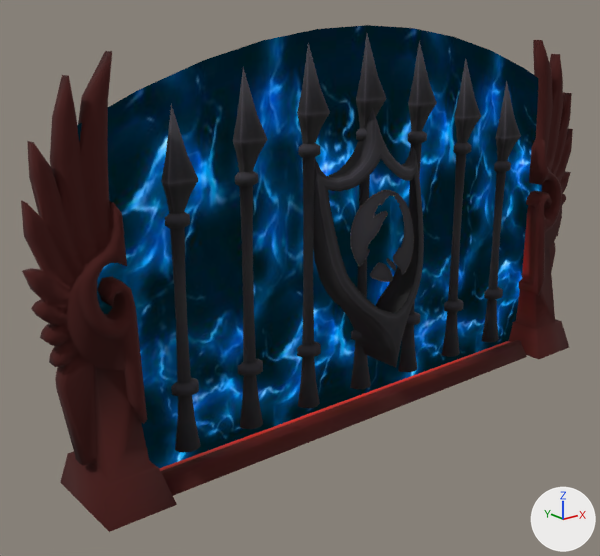
The glTF model 3d/mine-hantee/models/storm_building_kingscrest_ravencourt_gate_02_droite.glb: old version first, new version second.
Before and after are seen from a camera (50 mm lens) standing at (-5.5, -5.88, 3.9) and looking at (-0.57, 0.27, 1.44). Arrows for +X, +Y and +Z are at lower right; the lights stay in place. The picture after the commit comes second. Where no turn or scale is listed for an object, it has been applied to the vertices.
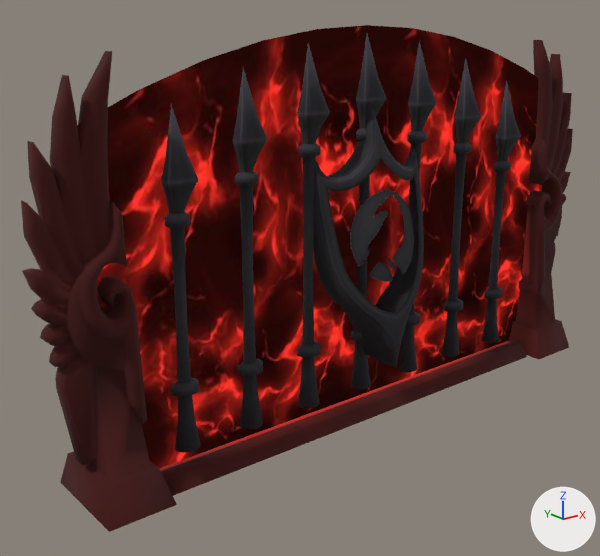
Changed parts and their boxes (x1, y1, x2, y2) in the pictures (600 x 556 px):
```json
{"object": "Mesh_0", "change": "surface changed", "before": [75, 25, 545, 471], "after": [75, 25, 545, 471], "on screen": "blue to red"}
```

Edits to the scene script, one JSON object a line:
```json
{"op": "add", "block": "img_energyringtileblue_f22d23_add_jpg", "code": ["img_energyringtileblue_f22d23_add_jpg = load_image('energyringtileblue_f22d23_add.jpg', '../textures/energyringtileblue_f22d23_add.jpg', 256, 256, 'sRGB')"]}
{"block": "mat_material_1", "where": "n5 = _N.new('ShaderNodeTexImage'); n5.name = 'Image Texture'"}
{"op": "set", "path": "n5.image", "old": "img_energyringtileblue_add_jpg", "new": "img_energyringtileblue_f22d23_add_jpg"}
```
